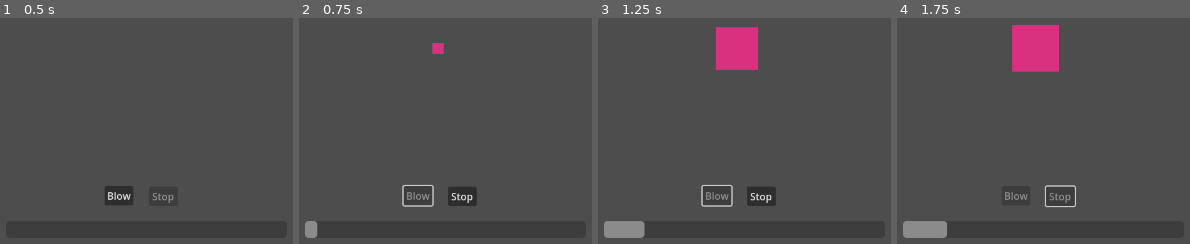
Above: before the commit, frames 1-4 (left to right).
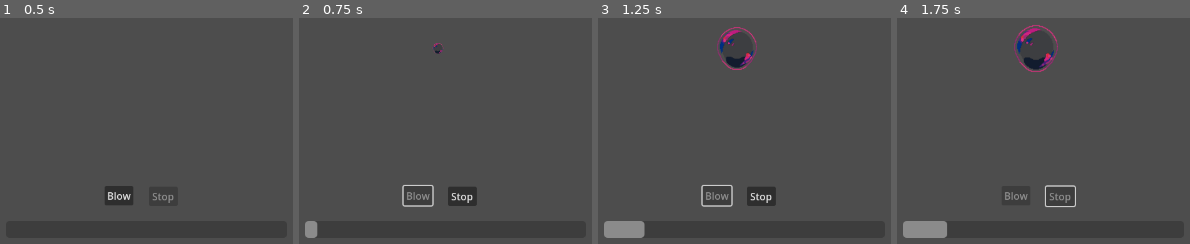
Above: after the commit, the same moments.

Repository: Topech/gamejam2025
Game: Godot game, scene res://round.tscn
Two runs of this game, one before a commit and one after it. Both use one fixed random seed, a clock stepped at 60 frames per second and the inputs below. This scene is started directly instead of the project's main scene.
Inputs:
- Up to frame 1 (0.5 s): no input
- Up to frame 2 (0.75 s): click "Blow" at 0.5 s
- Up to frame 3 (1.25 s): no input
- Up to frame 4 (1.75 s): click "Stop" at 1.25 s

Frame 1 is identical in both runs. In frame 2, 0.2% of the frame differs, in the area x 45-50%, y 11-16%; in frame 3, 2.7%; in frame 4, 3.3%, in the area x 39-56%, y 3-24%.

Commit message:
add bubble sprite to round scene

Diff:
--- a/round.gd
+++ b/round.gd
@@ -7,7 +7,7 @@
 @onready var bubble_node: Node2D = $Bubble
 @onready var is_growing: bool = false
 @onready var initial_bubble_scale = Vector2(0, 0)
-@onready var max_bubble_scale: float = 500
+@onready var max_bubble_scale: float = 8
 
 @onready var growth_time_elapsed: float = 0
 @onready var all_growth: float = 0
--- a/round.tscn
+++ b/round.tscn
@@ -1,6 +1,7 @@
 [gd_scene load_steps=5 format=3 uid="uid://djogu8q3gy10g"]
 
 [ext_resource type="Script" path="res://round.gd" id="1_5trwk"]
+[ext_resource type="Texture2D" uid="uid://bfcada58qgo04" path="res://Assets/Bubbles/bubble1.png" id="2_yca1n"]
 
 [sub_resource type="GDScript" id="GDScript_wey7r"]
 script/source = "extends Node2D
@@ -35,8 +36,6 @@
 
 "
 
-[sub_resource type="CanvasTexture" id="CanvasTexture_2hx6v"]
-
 [sub_resource type="GDScript" id="GDScript_nhb06"]
 script/source = "extends ProgressBar
 "
@@ -54,7 +53,7 @@
 
 [node name="Sprite2D" type="Sprite2D" parent="Bubble"]
 modulate = Color(0.851765, 0.191647, 0.498869, 1)
-texture = SubResource("CanvasTexture_2hx6v")
+texture = ExtResource("2_yca1n")
 
 [node name="BlowButton" type="Button" parent="."]
 offset_left = 505.0
